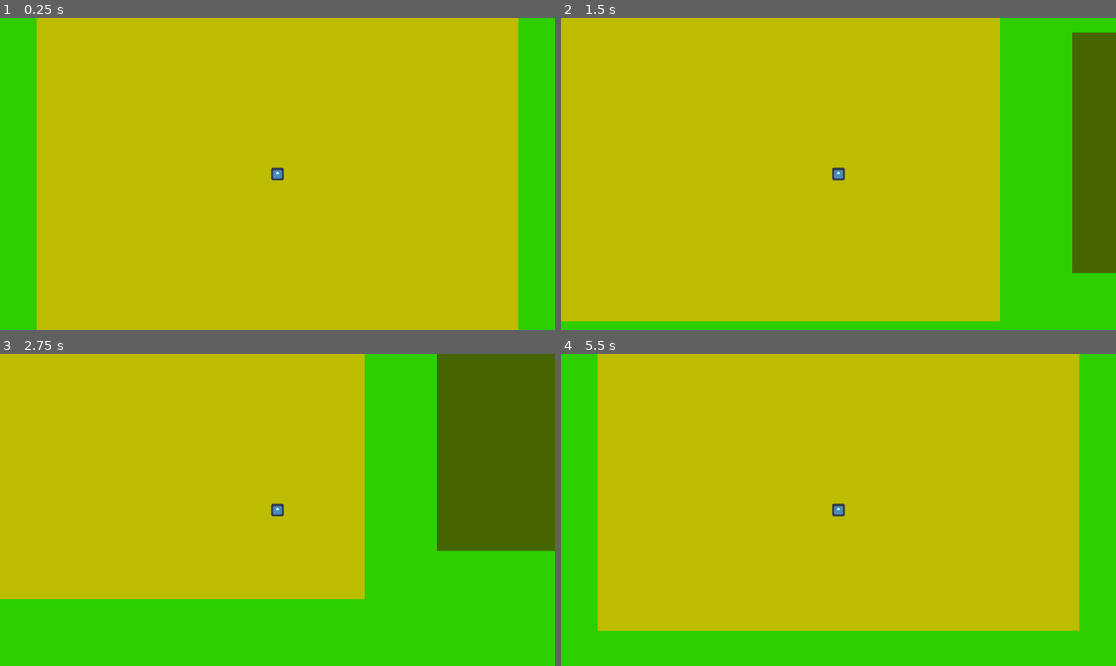
Above: before the commit, frames 1-4 (two rows, left to right).
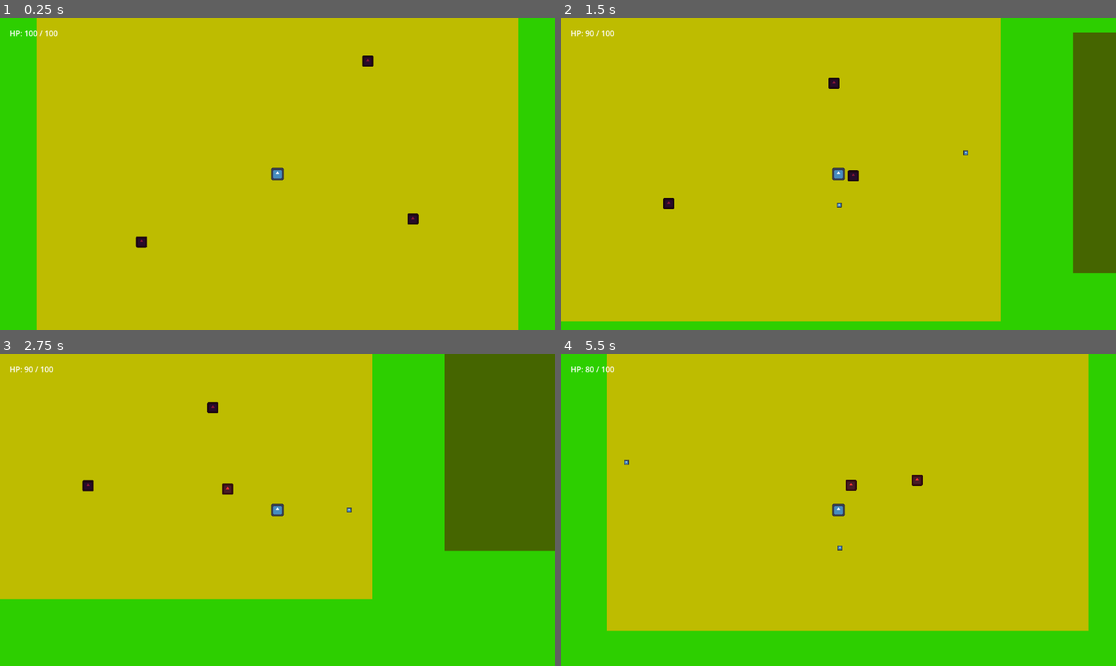
Above: after the commit, the same moments.

Repository: Rohan919477/Farmer-Savior
Game: Godot game, scene res://scenes/main/Main.tscn
Same seed, same stepped clock (60 frames per second), same inputs: the game is played once before the commit and once after it. The engine's default icon, where the game draws it, is replaced by a stand-in: a white triangle on a blue panel in a dark square.
Inputs (mouse positions are in pixels of both pictures, inside the frame that each line leads up to):
- Up to frame 1 (0.25 s): no input
- Up to frame 2 (1.5 s): move the mouse to (960, 158) at 0.52 s; hold D (move_right) 0.53-1.28 s; right-click (960, 158) at 0.6 s; click (960, 158) at 0.8 s; move the mouse to (727, 189) at 1.27 s; hold S (move_down) from 1.28 s (still down); click (727, 189) at 1.35 s
- Up to frame 3 (2.75 s): right-click (166, 525) at 1.55 s; move the mouse to (333, 441) at 2.02 s; release S (move_down) at 2.03 s; hold D (move_right) from 2.03 s (still down); right-click (333, 441) at 2.1 s; click (333, 441) at 2.3 s
- Up to frame 4 (5.5 s): move the mouse to (810, 572) at 2.77 s; release D (move_right) at 2.78 s; hold W (move_up) 2.78-3.53 s; click (810, 572) at 2.85 s; right-click (810, 572) at 3.05 s; move the mouse to (1005, 556) at 3.52 s; hold A (move_left) 3.53-5.03 s; right-click (1005, 556) at 3.6 s; click (1005, 556) at 3.8 s; move the mouse to (672, 463) at 4.27 s; click (672, 463) at 4.35 s; right-click (672, 463) at 4.55 s; move the mouse to (866, 510) at 5.02 s; hold S (move_down) from 5.03 s (still down); right-click (866, 510) at 5.1 s; click (866, 510) at 5.3 s

The runs differ from the first frame. In frame 1, 0.3% of the frame differs, in the area x 1-76%, y 4-74%; in frame 2, 0.6%; in frame 3, 2.3%; in frame 4, 3.4%, in the area x 1-96%, y 0-89%.

Commit message:
Added core combat baseline with 1 melee weapon and 1 projectile weapon

Diff:
--- a/project.godot
+++ b/project.godot
@@ -41,6 +41,18 @@
 , Object(InputEventKey,"resource_local_to_scene":false,"resource_name":"","device":0,"window_id":0,"alt_pressed":false, …(185 unchanged characters)…
 ]
 }
+shoot={
+"deadzone": 0.2,
+"events": [Object(InputEventMouseButton,"resource_local_to_scene":false,"resource_name":"","device":-1,"window_id":0,"alt_pressed":false,"shift_pressed":false,"ctrl_pressed":false,"meta_pressed":false,"button_mask":0,"position":Vector2(0, 0),"global_position":Vector2(0, 0),"factor":1.0,"button_index":1,"canceled":false,"pressed":false,"double_click":false,"script":null)
+, Object(InputEventKey,"resource_local_to_scene":false,"resource_name":"","device":0,"window_id":0,"alt_pressed":false,"shift_pressed":false,"ctrl_pressed":false,"meta_pressed":false,"pressed":false,"keycode":0,"physical_keycode":90,"key_label":0,"unicode":0,"location":0,"echo":false,"script":null)
+]
+}
+melee_attack={
+"deadzone": 0.2,
+"events": [Object(InputEventMouseButton,"resource_local_to_scene":false,"resource_name":"","device":-1,"window_id":0,"alt_pressed":false,"shift_pressed":false,"ctrl_pressed":false,"meta_pressed":false,"button_mask":0,"position":Vector2(0, 0),"global_position":Vector2(0, 0),"factor":1.0,"button_index":2,"canceled":false,"pressed":false,"double_click":false,"script":null)
+, Object(InputEventKey,"resource_local_to_scene":false,"resource_name":"","device":0,"window_id":0,"alt_pressed":false,"shift_pressed":false,"ctrl_pressed":false,"meta_pressed":false,"pressed":false,"keycode":0,"physical_keycode":88,"key_label":0,"unicode":0,"location":0,"echo":false,"script":null)
+]
+}
 
 [physics]
 
--- /dev/null
+++ b/scenes/enemies/TempEnemy.tscn
@@ -0,0 +1,29 @@
+[gd_scene format=3 uid="uid://cdlgab547d6f2"]
+
+[ext_resource type="Texture2D" uid="uid://ddgq1bxbelcds" path="res://icon.svg" id="1_2kfsl"]
+[ext_resource type="Script" uid="uid://cr5igmke2lglo" path="res://scripts/enemies/TempEnemy.gd" id="2_e1v0j"]
+
+[sub_resource type="RectangleShape2D" id="RectangleShape2D_e1v0j"]
+size = Vector2(32, 32)
+
+[sub_resource type="CircleShape2D" id="CircleShape2D_dtevv"]
+radius = 28.0
+
+[node name="TempEnemy" type="CharacterBody2D" unique_id=1796729083]
+collision_layer = 2
+collision_mask = 0
+script = ExtResource("2_e1v0j")
+
+[node name="Sprite2D" type="Sprite2D" parent="." unique_id=1736126111]
+modulate = Color(0.5529412, 0.08235294, 0.21960784, 1)
+scale = Vector2(0.18, 0.18)
+texture = ExtResource("1_2kfsl")
+
+[node name="CollisionShape2D" type="CollisionShape2D" parent="." unique_id=1537155070]
+shape = SubResource("RectangleShape2D_e1v0j")
+
+[node name="DamageArea" type="Area2D" parent="." unique_id=846397005]
+collision_layer = 2
+
+[node name="CollisionShape2D" type="CollisionShape2D" parent="DamageArea" unique_id=892838114]
+shape = SubResource("CircleShape2D_dtevv")
--- a/scenes/main/Main.tscn
+++ b/scenes/main/Main.tscn
@@ -9,6 +9,7 @@
 [ext_resource type="Script" uid="uid://bx86l1xfgt3wk" path="res://scripts/managers/TelemetryManager.gd" id="7_ostsq"]
 [ext_resource type="PackedScene" uid="uid://qoyigg8l6l66" path="res://scenes/maps/FarmMap_greybox.tscn" id="8_ko0rf"]
 [ext_resource type="PackedScene" uid="uid://cjbffm7mgxfw" path="res://scenes/player/player.tscn" id="9_ostsq"]
+[ext_resource type="PackedScene" uid="uid://cdlgab547d6f2" path="res://scenes/enemies/TempEnemy.tscn" id="10_3km4f"]
 
 [node name="Main" type="Node2D" unique_id=1618782487]
 
@@ -38,3 +39,12 @@
 [node name="FarmMap" parent="." unique_id=1399892865 instance=ExtResource("8_ko0rf")]
 
 [node name="Player" parent="." unique_id=1647505724 instance=ExtResource("9_ostsq")]
+
+[node name="TempEnemy1" parent="." unique_id=1796729083 instance=ExtResource("10_3km4f")]
+position = Vector2(300, 100)
+
+[node name="TempEnemy2" parent="." unique_id=676455306 instance=ExtResource("10_3km4f")]
+position = Vector2(-300, 150)
+
+[node name="TempEnemy3" parent="." unique_id=1785316616 instance=ExtResource("10_3km4f")]
+position = Vector2(200, -250)
--- a/scenes/player/player.tscn
+++ b/scenes/player/player.tscn
@@ -2,12 +2,19 @@
 
 [ext_resource type="Texture2D" uid="uid://ddgq1bxbelcds" path="res://icon.svg" id="1_8afob"]
 [ext_resource type="Script" uid="uid://cyxd8puynxcko" path="res://scripts/player/Player.gd" id="1_dovo2"]
+[ext_resource type="PackedScene" uid="uid://bk6qkc20lp0qv" path="res://scenes/projectiles/SeedProjectile.tscn" id="2_gmlin"]
+[ext_resource type="Script" uid="uid://pni2fpx1fdu4" path="res://scripts/weapons/HoeHitBox.gd" id="4_lvxji"]
 
 [sub_resource type="RectangleShape2D" id="RectangleShape2D_dovo2"]
 size = Vector2(32, 32)
 
-[node name="Player" type="CharacterBody2D" unique_id=1647505724]
+[sub_resource type="RectangleShape2D" id="RectangleShape2D_gmlin"]
+size = Vector2(48, 36)
+
+[node name="Player" type="CharacterBody2D" unique_id=1647505724 groups=["player"]]
+collision_mask = 2
 script = ExtResource("1_dovo2")
+seed_projectile_scene = ExtResource("2_gmlin")
 
 [node name="Sprite2D" type="Sprite2D" parent="." unique_id=493241805]
 scale = Vector2(0.2, 0.2)
@@ -18,3 +25,19 @@
 
 [node name="Camera2D" type="Camera2D" parent="." unique_id=549666234]
 limit_smoothed = true
+
+[node name="HoeHitbox" type="Area2D" parent="." unique_id=1874519099]
+collision_layer = 8
+collision_mask = 2
+script = ExtResource("4_lvxji")
+
+[node name="CollisionShape2D" type="CollisionShape2D" parent="HoeHitbox" unique_id=1761117901]
+shape = SubResource("RectangleShape2D_gmlin")
+
+[node name="PlayerDebugUI" type="CanvasLayer" parent="." unique_id=1048042615]
+
+[node name="HealthLabel" type="Label" parent="PlayerDebugUI" unique_id=902505889]
+offset_left = 20.0
+offset_top = 20.0
+offset_right = 60.0
+offset_bottom = 43.0
--- /dev/null
+++ b/scenes/projectiles/SeedProjectile.tscn
@@ -0,0 +1,19 @@
+[gd_scene format=3 uid="uid://bk6qkc20lp0qv"]
+
+[ext_resource type="Script" uid="uid://dq5w2p1cebn4j" path="res://scripts/projectiles/SeedProjectile.gd" id="1_3pyj2"]
+[ext_resource type="Texture2D" uid="uid://ddgq1bxbelcds" path="res://icon.svg" id="2_kjwtf"]
+
+[sub_resource type="CircleShape2D" id="CircleShape2D_h5d53"]
+radius = 8.0
+
+[node name="SeedProjectile" type="Area2D" unique_id=1821798878]
+collision_layer = 8
+collision_mask = 2
+script = ExtResource("1_3pyj2")
+
+[node name="Sprite2D" type="Sprite2D" parent="." unique_id=1391624929]
+scale = Vector2(0.08, 0.08)
+texture = ExtResource("2_kjwtf")
+
+[node name="CollisionShape2D" type="CollisionShape2D" parent="." unique_id=114125229]
+shape = SubResource("CircleShape2D_h5d53")
--- /dev/null
+++ b/scripts/enemies/TempEnemy.gd
@@ -0,0 +1,65 @@
+extends CharacterBody2D
+
+@export var max_health: int = 45
+@export var move_speed: float = 80.0
+@export var contact_damage: int = 10
+@export var damage_cooldown: float = 0.8
+
+var current_health: int
+var player: Node2D
+var can_damage_player: bool = true
+
+@onready var sprite: Sprite2D = $Sprite2D
+@onready var damage_area: Area2D = $DamageArea
+
+func _ready() -> void:
+	current_health = max_health
+	player = get_tree().get_first_node_in_group("player")
+	damage_area.body_entered.connect(_on_damage_area_body_entered)
+
+func _physics_process(_delta: float) -> void:
+	if player == null:
+		return
+
+	var direction := global_position.direction_to(player.global_position)
+	velocity = direction * move_speed
+	move_and_slide()
+
+func take_damage(amount: int) -> void:
+	current_health -= amount
+	current_health = max(current_health, 0)
+
+	print(name, " took damage: ", amount, " | HP: ", current_health)
+
+	show_hit_feedback()
+
+	if current_health <= 0:
+		die()
+
+func show_hit_feedback() -> void:
+	if sprite == null:
+		return
+
+	sprite.modulate = Color(1, 1, 1)
+
+	await get_tree().create_timer(0.08).timeout
+
+	if is_instance_valid(sprite):
+		sprite.modulate = Color(1, 0.2, 0.2)
+
+func die() -> void:
+	print(name, " died.")
+	queue_free()
+
+func _on_damage_area_body_entered(body: Node) -> void:
+	if not can_damage_player:
+		return
+
+	if body.has_method("take_damage"):
+		body.take_damage(contact_damage)
+		start_damage_cooldown()
+
+func start_damage_cooldown() -> void:
+	can_damage_player = false
+	await get_tree().create_timer(damage_cooldown).timeout
+	can_damage_player = true
--- a/scripts/player/Player.gd
+++ b/scripts/player/Player.gd
@@ -1,8 +1,28 @@
 extends CharacterBody2D
 
 @export var move_speed: float = 220.0
+@export var max_health: int = 100
+@export var seed_projectile_scene: PackedScene
+
+var current_health: int
+var facing_direction: Vector2 = Vector2.RIGHT
+var can_melee_attack: bool = true
+var can_shoot: bool = true
+
+@onready var hoe_hitbox: Area2D = $HoeHitbox
+@onready var hoe_collision: CollisionShape2D = $HoeHitbox/CollisionShape2D
+@onready var health_label: Label = $PlayerDebugUI/HealthLabel
+
+func _ready() -> void:
+	current_health = max_health
+	hoe_collision.disabled = true
+	update_debug_ui()
 
 func _physics_process(_delta: float) -> void:
+	handle_movement()
+	handle_combat_input()
+
+func handle_movement() -> void:
 	var input_direction := Vector2.ZERO
 
 	input_direction.x = Input.get_action_strength("move_right") - Input.get_action_strength("move_left")
@@ -10,6 +30,65 @@
 
 	if input_direction.length() > 0:
 		input_direction = input_direction.normalized()
+		facing_direction = input_direction
 
 	velocity = input_direction * move_speed
 	move_and_slide()
+
+func handle_combat_input() -> void:
+	if Input.is_action_just_pressed("shoot"):
+		shoot_seed()
+
+	if Input.is_action_just_pressed("melee_attack"):
+		use_hoe_swing()
+
+func shoot_seed() -> void:
+	if not can_shoot:
+		return
+
+	if seed_projectile_scene == null:
+		print("Seed projectile scene is not assigned.")
+		return
+
+	can_shoot = false
+
+	var projectile = seed_projectile_scene.instantiate()
+	get_tree().current_scene.add_child(projectile)
+
+	projectile.global_position = global_position + facing_direction * 32
+	projectile.setup(facing_direction)
+
+	await get_tree().create_timer(0.25).timeout
+	can_shoot = true
+
+func use_hoe_swing() -> void:
+	if not can_melee_attack:
+		return
+
+	can_melee_attack = false
+
+	hoe_hitbox.position = facing_direction * 32
+	hoe_collision.disabled = false
+
+	await get_tree().create_timer(0.12).timeout
+	hoe_collision.disabled = true
+
+	await get_tree().create_timer(0.25).timeout
+	can_melee_attack = true
+
+func take_damage(amount: int) -> void:
+	current_health -= amount
+	current_health = max(current_health, 0)
+
+	print("Player took damage: ", amount, " | HP: ", current_health)
+	update_debug_ui()
+
+	if current_health <= 0:
+		die()
+
+func update_debug_ui() -> void:
+	if health_label != null:
+		health_label.text = "HP: %s / %s" % [current_health, max_health]
+
+func die() -> void:
+	print("Player died.")
--- /dev/null
+++ b/scripts/projectiles/SeedProjectile.gd
@@ -0,0 +1,38 @@
+extends Area2D
+
+@export var speed: float = 500.0
+@export var damage: int = 15
+@export var lifetime: float = 1.5
+
+var direction: Vector2 = Vector2.RIGHT
+
+func _ready() -> void:
+	print("SeedProjectile spawned at: ", global_position)
+
+	body_entered.connect(_on_body_entered)
+	area_entered.connect(_on_area_entered)
+
+	await get_tree().create_timer(lifetime).timeout
+	queue_free()
+
+func _physics_process(delta: float) -> void:
+	global_position += direction * speed * delta
+
+func setup(new_direction: Vector2) -> void:
+	if new_direction.length() > 0:
+		direction = new_direction.normalized()
+
+func _on_body_entered(body: Node) -> void:
+	print("Projectile body entered: ", body.name)
+
+	if body.has_method("take_damage"):
+		body.take_damage(damage)
+		queue_free()
+
+func _on_area_entered(area: Area2D) -> void:
+	print("Projectile area entered: ", area.name)
+
+	var parent = area.get_parent()
+	if parent != null and parent.has_method("take_damage"):
+		parent.take_damage(damage)
+		queue_free()
--- /dev/null
+++ b/scripts/weapons/HoeHitBox.gd
@@ -0,0 +1,20 @@
+extends Area2D
+
+@export var damage: int = 25
+
+func _ready() -> void:
+	body_entered.connect(_on_body_entered)
+	area_entered.connect(_on_area_entered)
+
+func _on_body_entered(body: Node) -> void:
+	print("Hoe hit body: ", body.name)
+
+	if body.has_method("take_damage"):
+		body.take_damage(damage)
+
+func _on_area_entered(area: Area2D) -> void:
+	print("Hoe hit area: ", area.name)
+
+	var parent = area.get_parent()
+	if parent != null and parent.has_method("take_damage"):
+		parent.take_damage(damage)
Not shown, added: scripts/enemies/TempEnemy.gd.uid
Not shown, added: scripts/projectiles/SeedProjectile.gd.uid
Not shown, added: scripts/weapons/HoeHitBox.gd.uid
